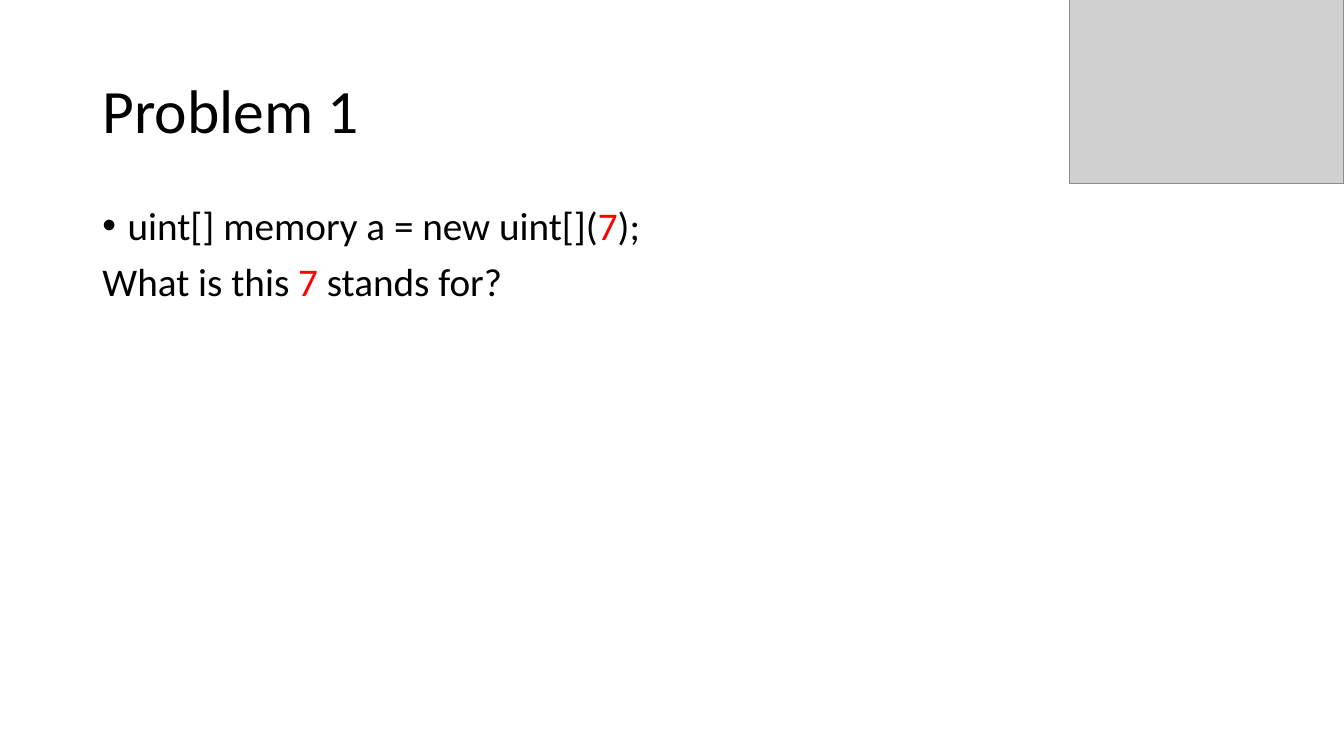
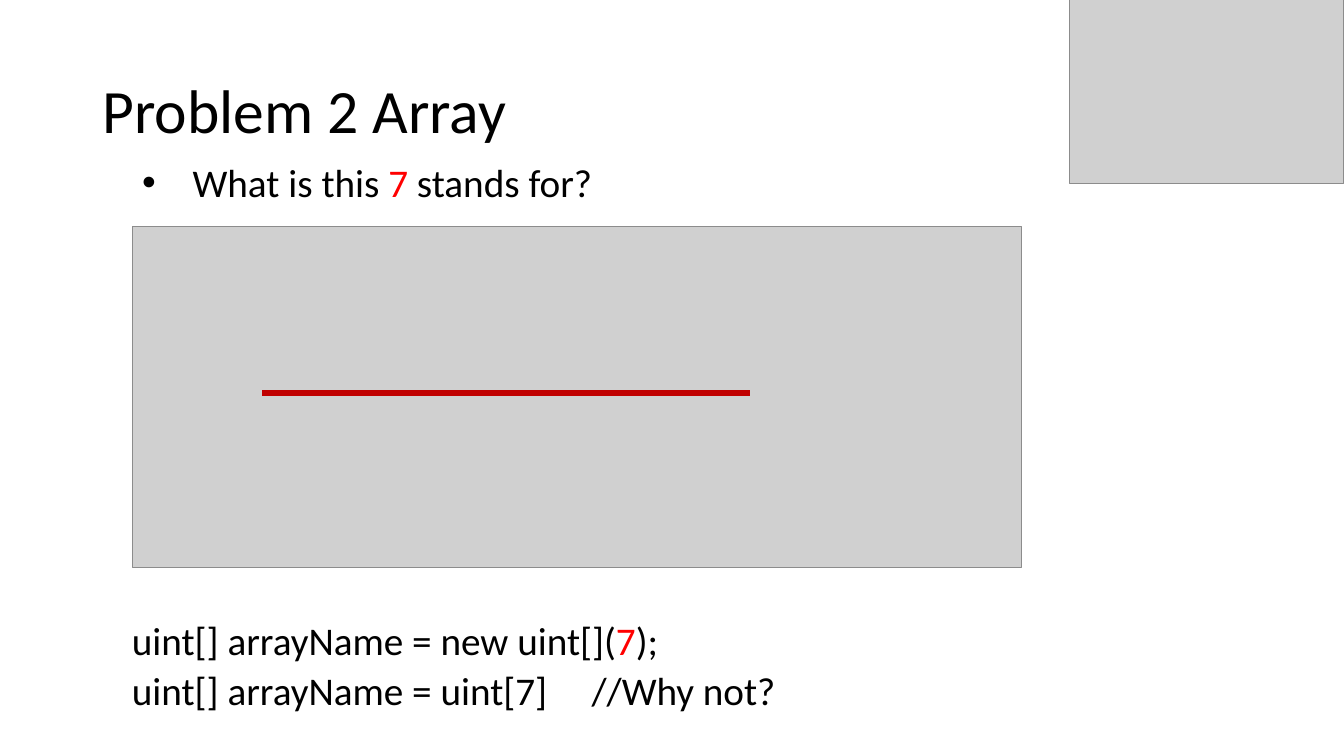
Before and after one commit to ryu9827/bootcamp-slices, a slide deck: slide 7 of Presentation-Bruce.pptx (slide 2 before the commit). Drawn at 1344x756 pixels with LibreOffice and Linux fonts; fonts in the diff are those of the drawing; grey boxes stand for pictures. Boxes give left, top, right and bottom in pixels: in the first picture for what was removed or moved away, otherwise in the second. Text is boxed around its words. In the diff, an @@ line names an element or a change of style, - is before the commit and + after.

Commit message:
put more details for the problems.
But not the final version yet

```diff
--- a/Presentation-Bruce.pptx
+++ b/Presentation-Bruce.pptx
@@ title at (x1=102, y1=90, x2=506, y2=143): text changed @@
-Problem 1
+Problem 2 Array
@@ text added at (x1=193, y1=169, x2=593, y2=198), 28 pt, text #000000 @@
+• What is this 7 stands for?
@@ text removed at (x1=102, y1=211, x2=640, y2=297) @@
-• uint[] memory a = new uint[](7);
-What is this 7 stands for?
@@ picture added at (x1=132, y1=227, x2=1022, y2=568) @@
@@ line added from (262, 393) to (750, 393), #C00000 4.5 pt @@
@@ text added at (x1=132, y1=626, x2=658, y2=662), 28 pt, text #000000 @@
+uint[] arrayName = new uint[](7);
@@ text added at (x1=132, y1=676, x2=775, y2=712), 28 pt, text #000000 @@
+uint[] arrayName = uint[7] //Why not?
```
Also in this commit, not shown: 5 other slides changed, 9 slides added.
